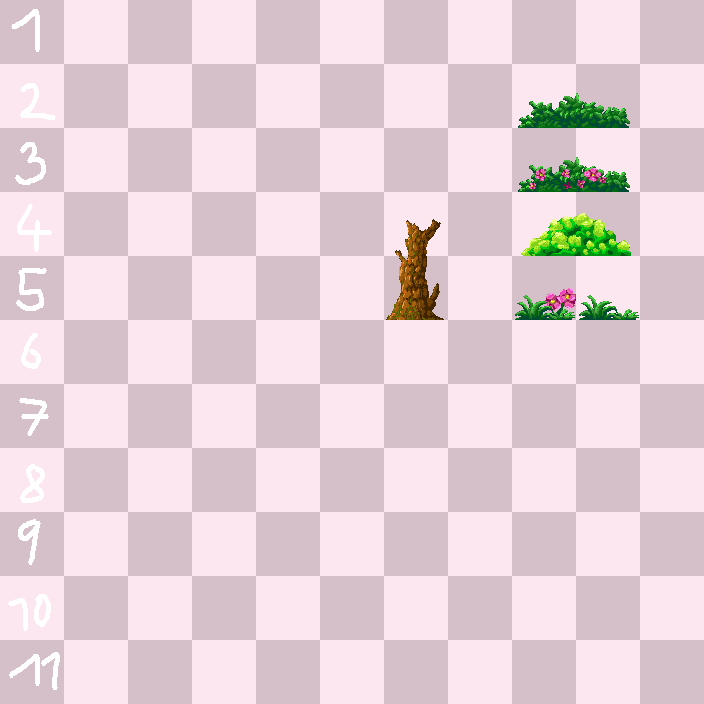
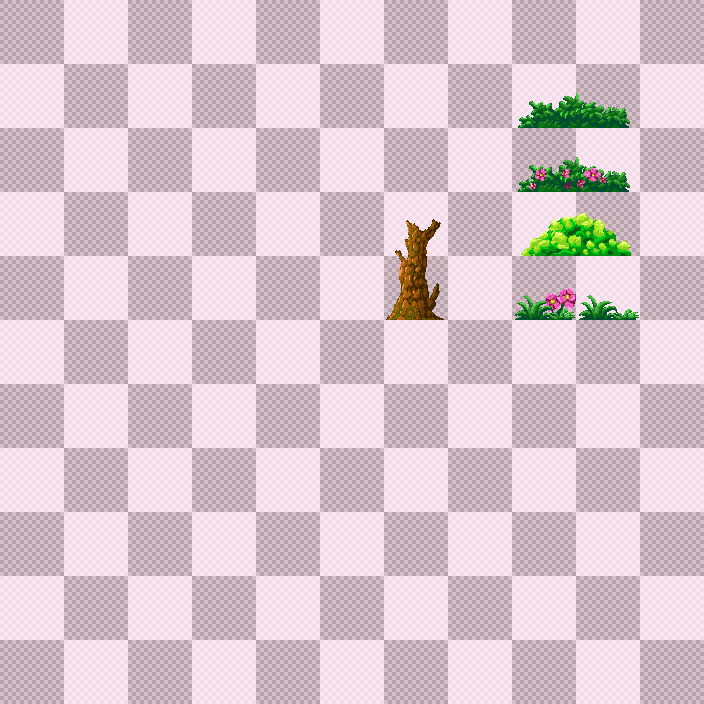
Comparing the layer stacks of the two 704px x 704px images. Changes:
removed group "2. row" (2 layers) over box(518, 93, 630, 128)
removed layer "Grass_duble_R" from group "2. row" over box(579, 93, 630, 128)
renamed "Grass_duble_L" to "Bush", moved it out of group "2. row", painted on it over box(518, 93, 630, 128)
removed group "3. row" (2 layers) over box(518, 157, 630, 192)
removed layer "Grass_duble_R_flower" from group "3. row" over box(579, 157, 630, 192)
renamed "Grass_duble_L_flower" to "Bush_F", moved it out of group "3. row", painted on it over box(518, 157, 630, 192)
removed group "4. row" (3 layers) over box(395, 213, 631, 256)
removed layer "Bush_single_R_light" from group "4. row" over box(580, 213, 631, 248)
renamed "Bush_single_L_light" to "Bush_L", moved it out of group "4. row", painted on it over box(521, 213, 631, 252)
moved "Grass" out of group "5. row" over box(579, 295, 639, 320)
renamed "Grass_flower" to "Grass_F", moved it out of group "5. row" over box(515, 288, 576, 320)
moved "Trunk_down" out of group "5. row", painted on it over box(386, 256, 444, 317)
moved "Trunk_up" out of group "4. row", painted on it over box(386, 219, 444, 317)
removed group "5. row" (4 layers) over box(386, 256, 639, 320)
painted on "Tile" over box(0, 0, 704, 704)
